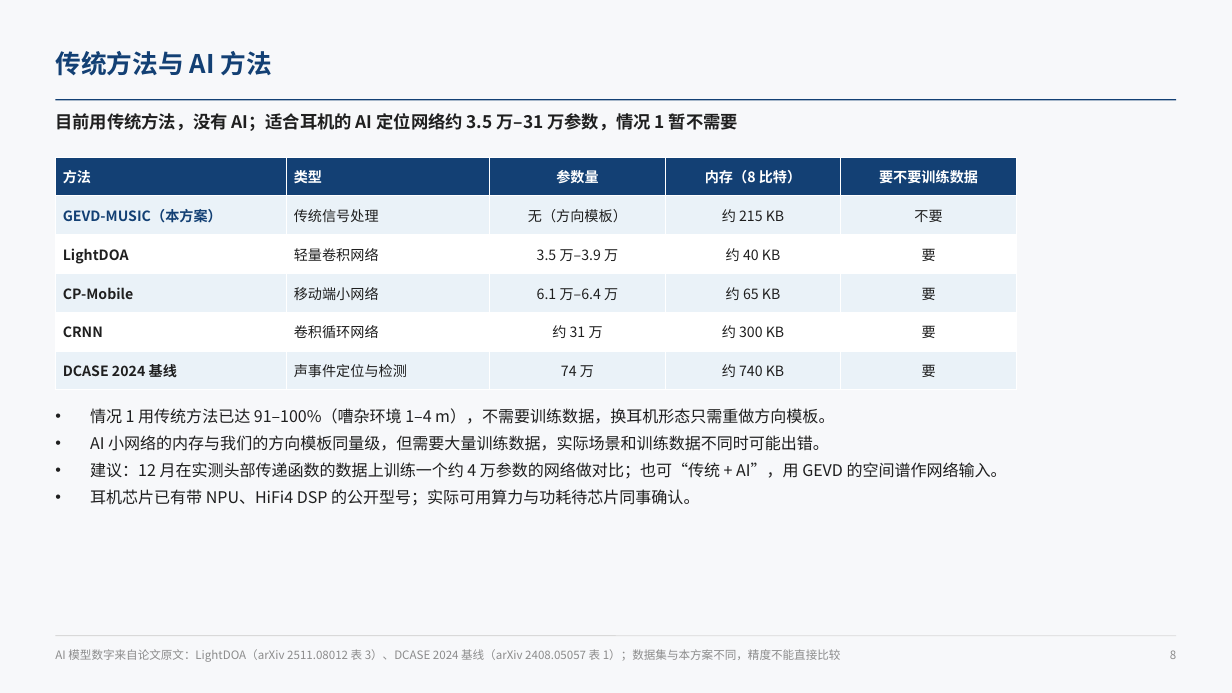
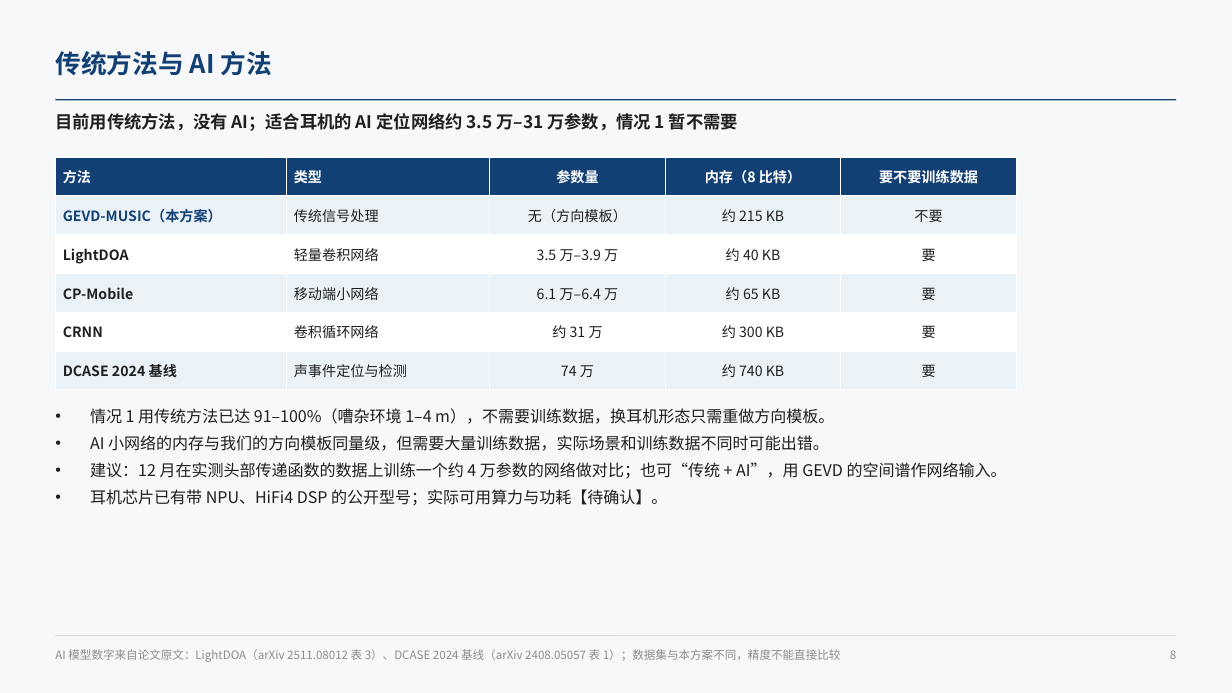
Before and after one commit to ZeroFoxxi/ssl-scene1, a slide deck: slide 8 of 02_耳机声源定位/耳机声源定位_情况1分析.pptx. Drawn at 1232x693 pixels with LibreOffice and Linux fonts; fonts in the diff are those of the drawing. Boxes give left, top, right and bottom in pixels: in the first picture for what was removed or moved away, otherwise in the second. Text is boxed around its words. In the diff, an @@ line names an element or a change of style, - is before the commit and + after.

```diff
--- a/02_耳机声源定位/耳机声源定位_情况1分析.pptx
+++ b/02_耳机声源定位/耳机声源定位_情况1分析.pptx
@@ text at [90,489,667,506]: text changed @@
-• 耳机芯片已有带 NPU、HiFi4 DSP 的公开型号；实际可用算力与功耗待芯片同事确认。
+• 耳机芯片已有带 NPU、HiFi4 DSP 的公开型号；实际可用算力与功耗【待确认】。
```
Also in this commit, not shown: 2 other slides changed.
